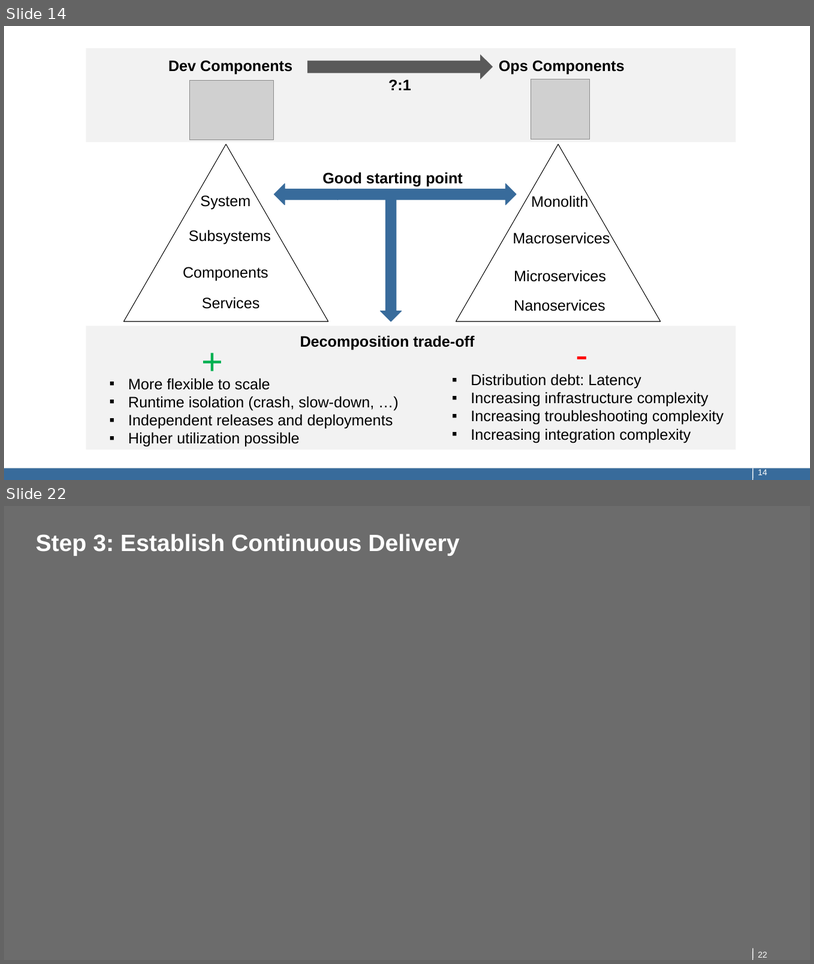
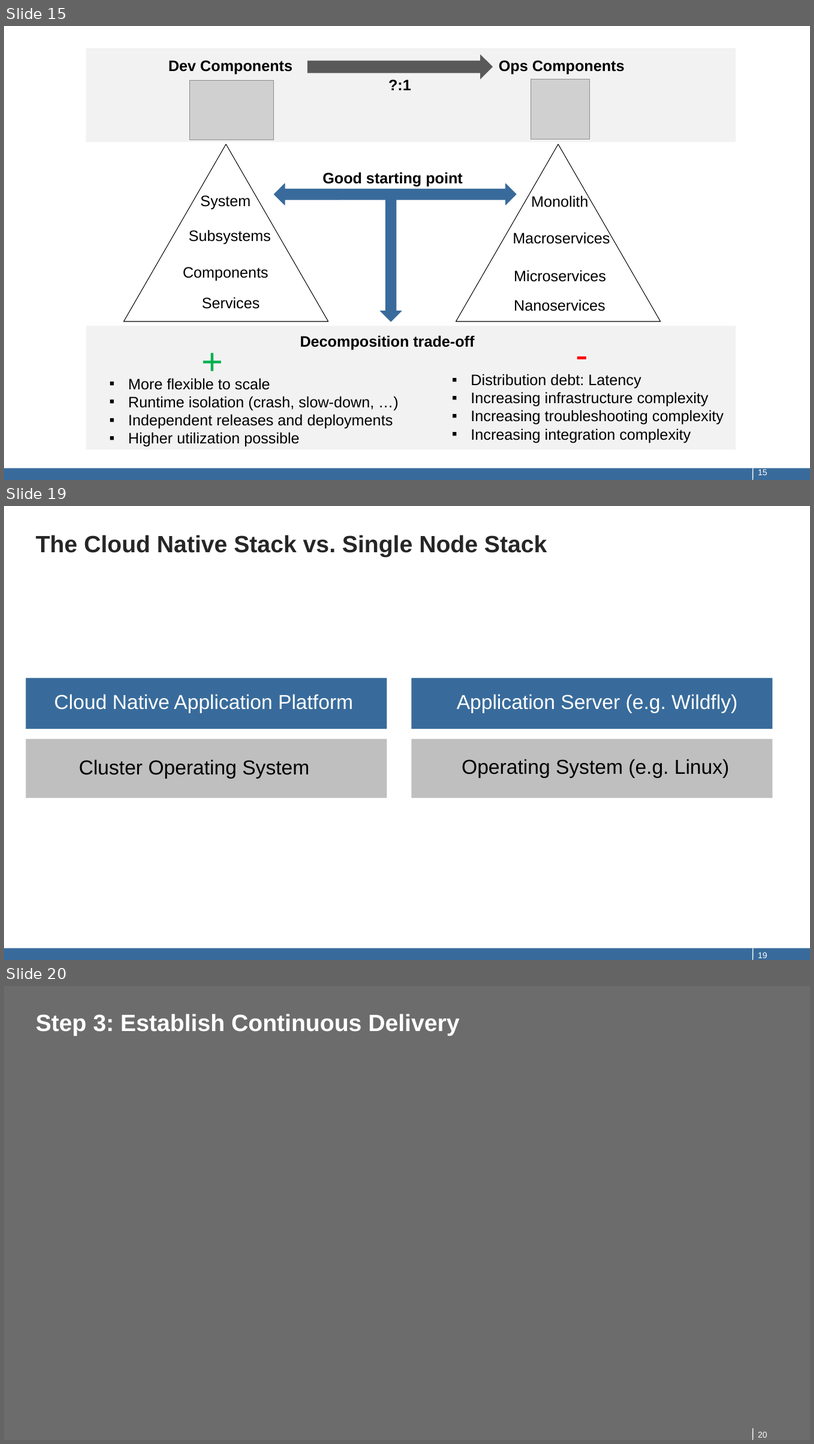
Before and after one commit to qaware/hitchhikers-guide-cloudnative, a slide deck: slides/01-microservices.pptx. Shown one above the other, each under a label of ours: slides 14 and 22 before the commit, slides 15, 19 and 20 after it; the slides between them are not shown. The pictures are 814x964 and 814x1444 pixels, drawn with LibreOffice and Linux fonts; fonts in the diff are those of the drawing; grey boxes stand for pictures. Boxes give left, top, right and bottom in pixels: in the first picture for what was removed or moved away, otherwise in the second. Text is boxed around its words. In the diff, an @@ line names an element or a change of style, - is before the commit and + after.

```diff
--- a/slides/01-microservices.pptx
+++ b/slides/01-microservices.pptx
@@ slide 19 added at (4, 506, 810, 960), background #FFFFFF; not listed: 2 template elements that a slide beside it also shows @@
@@ title added at (36, 535, 547, 557), 28 pt, text #262626, bold @@
+The Cloud Native Stack vs. Single Node Stack
@@ rectangle added at (26, 678, 387, 729), fill #386B9B @@
@@ rectangle added at (412, 678, 773, 729), fill #386B9B @@
@@ text added at (54, 694, 353, 713), 24 pt, text #FFFFFF @@
+Cloud Native Application Platform
@@ text added at (457, 694, 738, 713), 24 pt, text #FFFFFF @@
+Application Server (e.g. Wildfly)
@@ rectangle added at (26, 739, 387, 798), fill #BFBFBF @@
@@ rectangle added at (412, 739, 773, 798), fill #BFBFBF @@
@@ text added at (79, 759, 309, 778), 24 pt, text #000000 @@
+Cluster Operating System
@@ text added at (462, 759, 730, 778), 24 pt, text #000000 @@
+Operating System (e.g. Linux)
@@ page number added at (758, 952, 768, 958), 10 pt, text #FFFFFF @@
+19
@@ what was slide 14 is now slide 15 @@
@@ page number at (758, 468, 768, 475): text changed @@
-14
+15
@@ what was slide 22 is now slide 20 @@
@@ page number at (758, 1431, 768, 1437): text changed @@
-22
+20
```
Also in this commit, not shown: 5 slides changed, 1 other slide added, 4 slides removed, 3 other files.
